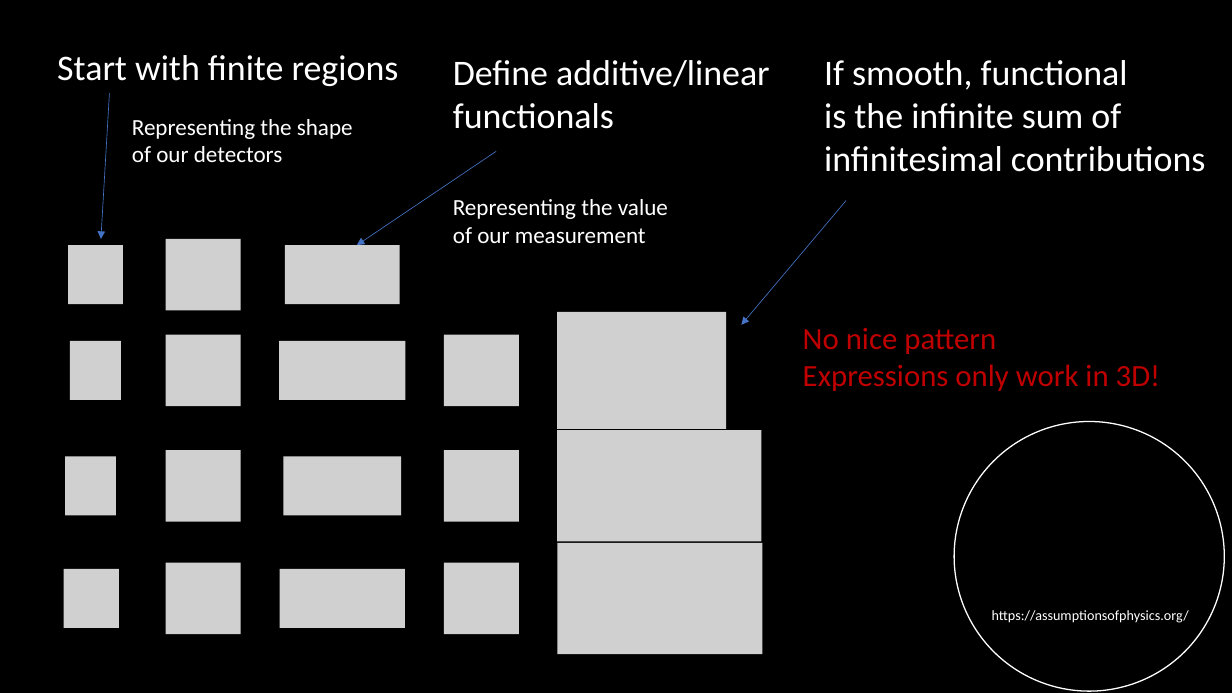
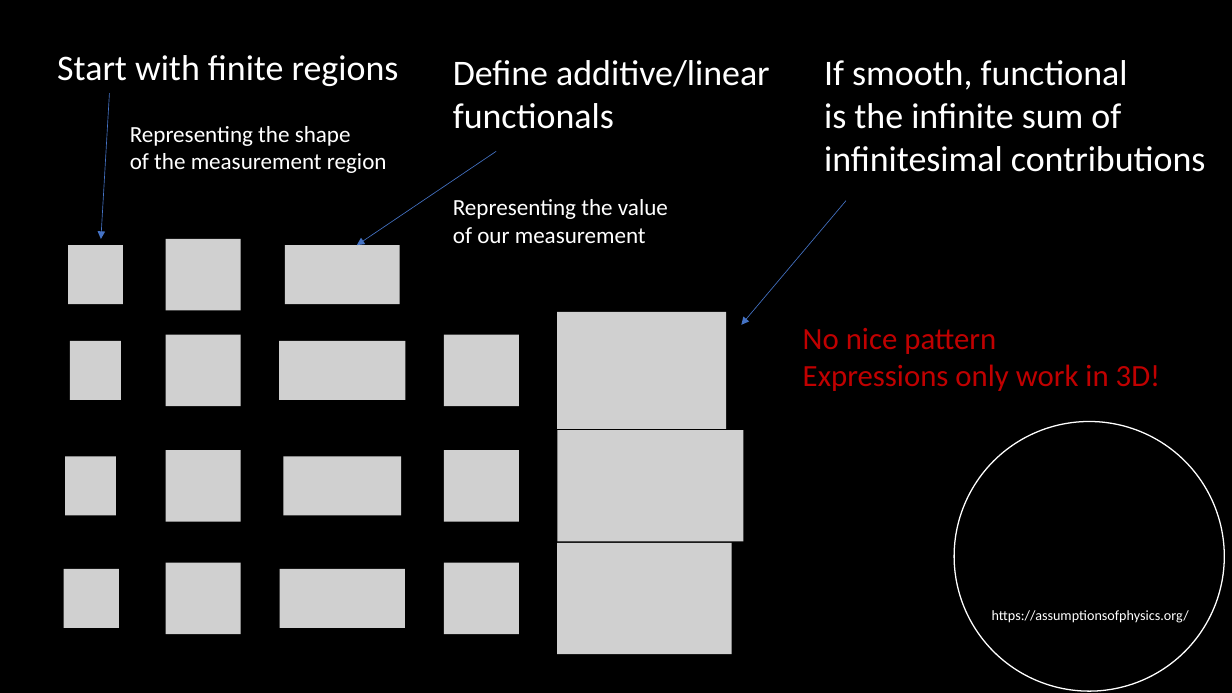
Before and after one commit to assumptionsofphysics/slides, a slide deck: slide 5 of 2025/20251201-VectorPotential.pptx. Drawn at 1232x693 pixels with LibreOffice and Linux fonts; fonts in the diff are those of the drawing; grey boxes stand for pictures; background and template pictures are left out. Boxes give left, top, right and bottom in pixels: in the first picture for what was removed or moved away, otherwise in the second. Text is boxed around its words. In the diff, an @@ line names an element or a change of style, - is before the commit and + after.

```diff
--- a/2025/20251201-VectorPotential.pptx
+++ b/2025/20251201-VectorPotential.pptx
@@ text at box(130, 126, 387, 173): text changed @@
-Representing the shape
-of our detectors
+Representing the shape
+of the measurement region
@@ picture: place and size @@
-picture at box(557, 431, 762, 542)
+picture at box(557, 431, 744, 542)
@@ picture: place and size @@
-picture at box(557, 543, 762, 654)
+picture at box(557, 543, 732, 654)
```
Also in this commit, not shown: 15 other slides changed.
